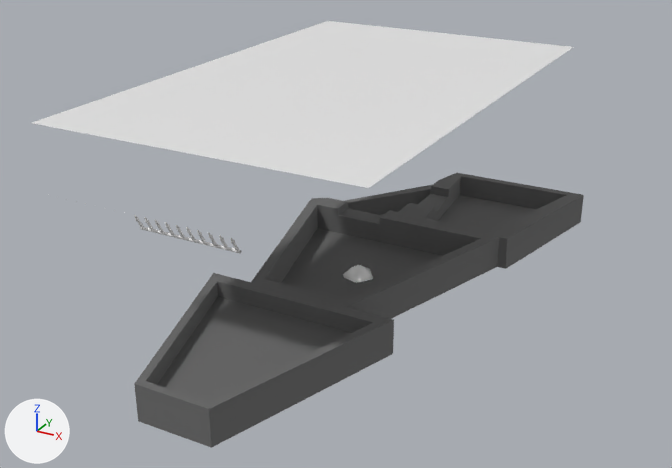
Renders of the Blender file FuenteNieveblend.blend from each side of a commit.
Camera for both pictures: a 50 mm lens placed at (21.8, -42.2, 23.7), pointed at (-1.2, -0.4, 2.8). The axes (+X, +Y, +Z) are drawn at lower left. The lights are the same throughout.
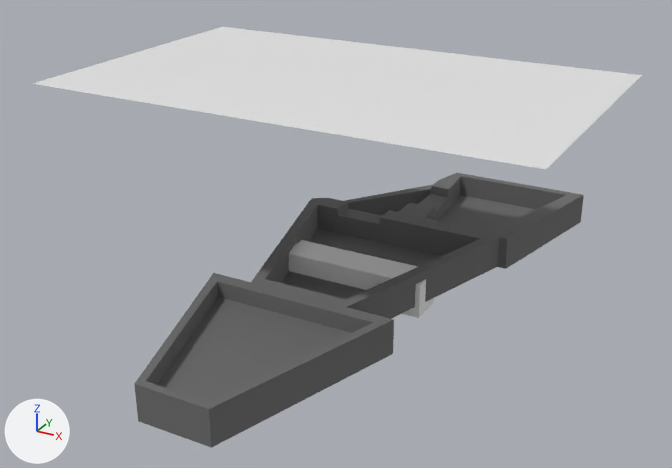
What differs and where, as boxes (x1, y1, x2, y2) in the pictures (672 x 468 px):
'Plane.001', turned: before (32, 21, 573, 188); after (32, 27, 642, 169)
'Cube', shown: after (289, 240, 434, 318)
'Cylinder.001', moved (not visible afterwards): before (134, 215, 239, 251)
'Cylinder', moved (not visible afterwards): before (140, 227, 241, 253)

Diff of the bpy script that builds the scene:
```diff
--- a/FuenteNieveblend.blend.py
+++ b/FuenteNieveblend.blend.py
@@ ob_cylinder @@
 ob_cylinder = bpy.data.objects.new('Cylinder', me_cylinder)
-ob_cylinder.location = (-11.91, 0.0, 0.0)
+ob_cylinder.location = (0.19, 0.0, 0.0)
 ob_cylinder.rotation_euler = (0.0, 1.571, 0.0)  # degrees (0, 90, 0)
@@ ob_cylinder_001 @@
 ob_cylinder_001 = bpy.data.objects.new('Cylinder.001', me_cylinder_001)
-ob_cylinder_001.location = (-15.6, -0.32, 0.54)
+ob_cylinder_001.location = (-3.5, -0.32, 0.54)
 ob_cylinder_001.rotation_euler = (0.524, 0.0, 0.0)  # degrees (30, 0, 0)
@@ ob_cube @@
 ob_cube.scale = (4.24, 1.0, 1.0)
-ob_cube.hide_set(True)
@@ ob_plane_001 @@
 ob_plane_001.location = (0.0, -2.05, 12.08)
+ob_plane_001.rotation_euler = (0.0, 0.0, 1.571)  # degrees (0, 0, 90)
 ob_plane_001.scale = (8.07, 12.9, 8.07)
```
